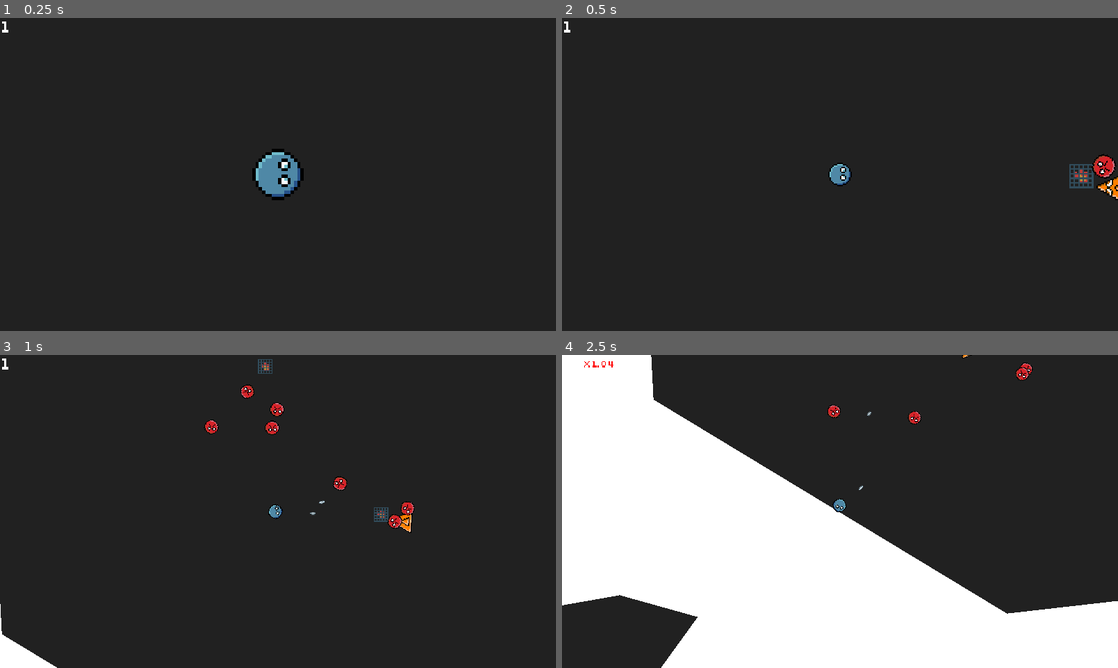
Above: before the commit, frames 1-4 (two rows, left to right).
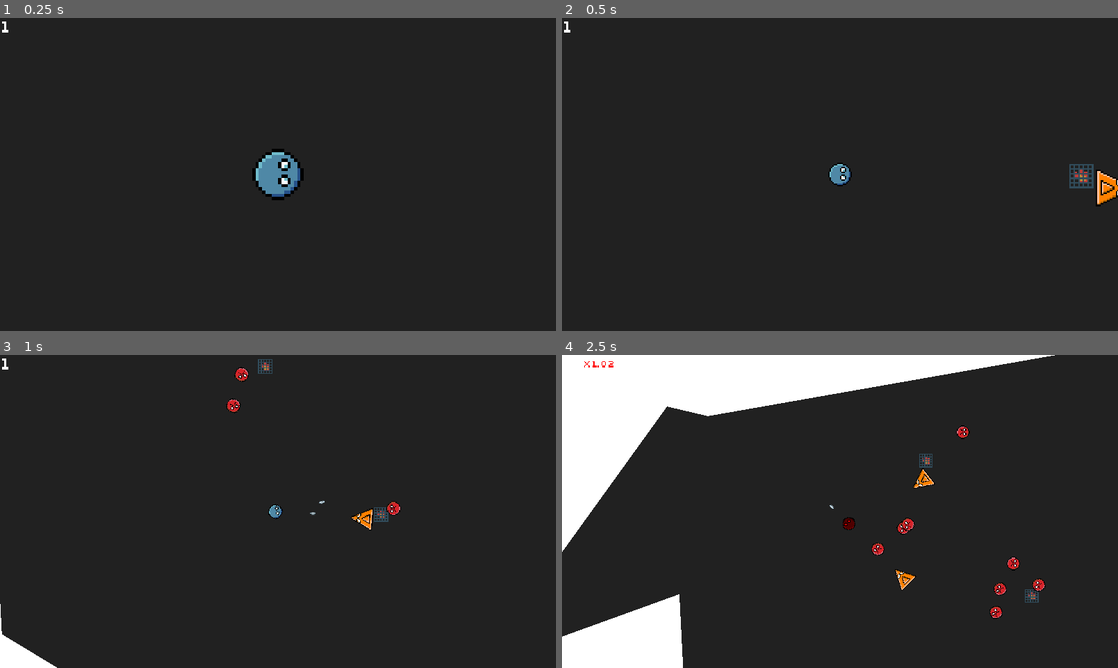
Above: after the commit, the same moments.

Repository: veprogames/top-down-incremental
Game: Godot game, scene res://level/level.tscn
Two runs of this game, one before a commit and one after it. Both use one fixed random seed, a clock stepped at 60 frames per second and the inputs below.
Inputs (mouse positions are in pixels of both pictures, inside the frame that each line leads up to):
- Up to frame 1 (0.25 s): no input
- Up to frame 2 (0.5 s): no input
- Up to frame 3 (1 s): move the mouse to (305, 511) at 0.52 s
- Up to frame 4 (2.5 s): move the mouse to (812, 511) at 1.27 s; move the mouse to (851, 505) at 2.02 s

Frame 1 is identical in both runs. In frame 2, 0.5% of the frame differs, in the area x 95-100%, y 43-61%; in frame 3, 1.2%; in frame 4, 53%, in the area x 0-100%, y 0-100%.

Commit message:
change enemy from characterbody to area for performance gains

Diff:
--- a/behavior/enemy_move_behavior.gd
+++ b/behavior/enemy_move_behavior.gd
@@ -5,6 +5,16 @@
 
 var velocity: Vector2
 
+## framerate dependent (for ease) recalculate counter
+var refresh_counter: int = 0
 
-func _physics_process(_delta: float) -> void:
+
+func _process(_delta: float) -> void:
+	refresh_counter += 1
+	if refresh_counter > 7:
+		refresh_counter = 0
+		recalculate_velocity()
+
+
+func recalculate_velocity() -> void:
 	pass
--- a/behavior/enemy_move_behavior_chase.gd
+++ b/behavior/enemy_move_behavior_chase.gd
@@ -10,8 +10,8 @@
 	player = get_tree().get_first_node_in_group(&"player")
 
 
-func _physics_process(delta: float) -> void:
-	super._physics_process(delta)
+func recalculate_velocity() -> void:
+	super.recalculate_velocity()
 
 	assert(enemy != null)
 
--- a/bullet/bullet.gd
+++ b/bullet/bullet.gd
@@ -43,10 +43,3 @@
 	travelled += motion.length() / MAX_TRAVEL_DISTANCE
 
 	speed_multiplier += SPEED_MULTIPLIER_ACCELERATION * delta
-
-
-func _on_body_entered(body: Node2D) -> void:
-	var enemy: Enemy = body as Enemy
-	if enemy:
-		queue_free()
-		enemy.damage(damage)
--- a/bullet/bullet.tscn
+++ b/bullet/bullet.tscn
@@ -16,5 +16,3 @@
 
 [node name="CollisionShape2D" type="CollisionShape2D" parent="."]
 shape = SubResource("RectangleShape2D_536nn")
-
-[connection signal="body_entered" from="." to="." method="_on_body_entered"]
--- a/enemy/enemy.gd
+++ b/enemy/enemy.gd
@@ -1,5 +1,5 @@
 class_name Enemy
-extends CharacterBody2D
+extends Area2D
 
 @export var hp: float = 1
 @export var color: Color = Color.RED
@@ -7,20 +7,27 @@
 
 var move_behaviors: Array[EnemyMoveBehavior]
 
+var velocity: Vector2
+var knockback_velocity: Vector2 = Vector2.ZERO
+const KNOCKBACK_FRICTION: float = 2
+
+
 func _ready() -> void:
 	current_hp = hp
 	move_behaviors.assign(Utils.get_children_of_type(self, EnemyMoveBehavior))
 
 
-func _physics_process(_delta: float) -> void:
-	velocity = Vector2.ZERO
+func _physics_process(delta: float) -> void:
+	velocity = knockback_velocity
 
 	for behavior: EnemyMoveBehavior in move_behaviors:
 		velocity += behavior.velocity
 
 	rotation = velocity.angle()
 
-	move_and_slide()
+	position += velocity * delta
+
+	knockback_velocity = knockback_velocity.lerp(Vector2.ZERO, delta * KNOCKBACK_FRICTION)
 
 
 func damage(amount: float) -> void:
@@ -28,3 +35,28 @@
 	if current_hp <= 0:
 		Events.enemy_died.emit(self)
 		queue_free()
+
+
+func _on_visible_on_screen_notifier_2d_screen_exited() -> void:
+	set_process(false)
+	set_physics_process(false)
+
+
+func _on_visible_on_screen_notifier_2d_screen_entered() -> void:
+	set_process(true)
+	set_physics_process(true)
+
+
+func _on_body_entered(body: Node2D) -> void:
+	var player: Player = body as Player
+	if player:
+		var dir: Vector2 = (position - player.position).normalized()
+		var vec: Vector2 = -dir * (100 + velocity.length() * 4)
+		player.try_knock(vec)
+
+
+func _on_area_entered(area: Area2D) -> void:
+	var bullet: Bullet = area as Bullet
+	if bullet:
+		bullet.queue_free()
+		damage(bullet.damage)
--- a/enemy/enemy.tscn
+++ b/enemy/enemy.tscn
@@ -2,12 +2,21 @@
 
 [ext_resource type="Script" path="res://enemy/enemy.gd" id="1_kqjdg"]
 
-[node name="Enemy" type="CharacterBody2D"]
+[node name="Enemy" type="Area2D"]
 collision_layer = 8
-collision_mask = 4
-motion_mode = 1
+collision_mask = 7
+monitorable = false
 script = ExtResource("1_kqjdg")
 
 [node name="Sprite" type="Sprite2D" parent="."]
 
 [node name="CollisionShape2D" type="CollisionShape2D" parent="."]
+
+[node name="VisibleOnScreenNotifier2D" type="VisibleOnScreenNotifier2D" parent="."]
+process_mode = 3
+rect = Rect2(-64, -64, 128, 128)
+
+[connection signal="area_entered" from="." to="." method="_on_area_entered"]
+[connection signal="body_entered" from="." to="." method="_on_body_entered"]
+[connection signal="screen_entered" from="VisibleOnScreenNotifier2D" to="." method="_on_visible_on_screen_notifier_2d_screen_entered"]
+[connection signal="screen_exited" from="VisibleOnScreenNotifier2D" to="." method="_on_visible_on_screen_notifier_2d_screen_exited"]
--- a/enemy_move_behavior_noise.gd
+++ b/enemy_move_behavior_noise.gd
@@ -14,10 +14,12 @@
 	noise.seed = randi()
 
 
-func _physics_process(delta: float) -> void:
-	super._physics_process(delta)
+func _process(delta: float) -> void:
+	t += delta
 
-	t += delta
+
+func recalculate_velocity() -> void:
+	super.recalculate_velocity()
 
 	velocity = Vector2(
 		noise.get_noise_1d(t),
--- a/player/player.gd
+++ b/player/player.gd
@@ -56,16 +56,6 @@
 
 	move_and_slide()
 
-	for i: int in range(get_slide_collision_count()):
-		var collision: KinematicCollision2D = get_slide_collision(i)
-		if collision:
-			var enemy: Enemy = collision.get_collider() as Enemy
-			if enemy and can_get_hit():
-				var dir: Vector2 = (enemy.position - position).normalized()
-				secondary_velocity -= dir * (100 + enemy.velocity.length() * 4)
-				took_damage.emit()
-
-
 	if shoot_timer >= 1.0:
 		shoot_timer -= 1.0
 		shoot.call_deferred()
@@ -82,6 +72,12 @@
 	owner.add_child(bullet)
 
 
+func try_knock(vec: Vector2) -> void:
+	if can_get_hit():
+		secondary_velocity += vec
+		took_damage.emit()
+
+
 func can_get_hit() -> bool:
 	return invincibility_timer <= 0.0
 
--- a/project.godot
+++ b/project.godot
@@ -55,7 +55,6 @@
 [physics]
 
 common/physics_ticks_per_second=120
-2d/physics_engine="GodotPhysics2D"
 2d/solver/solver_iterations=4
 common/physics_interpolation=true
 
--- a/spawner/spawner.tscn
+++ b/spawner/spawner.tscn
@@ -15,7 +15,7 @@
 texture = ExtResource("1_6abij")
 
 [node name="Timer" type="Timer" parent="."]
-wait_time = 0.2
+wait_time = 0.4
 autostart = true
 
 [node name="CollisionShape2D" type="CollisionShape2D" parent="."]
